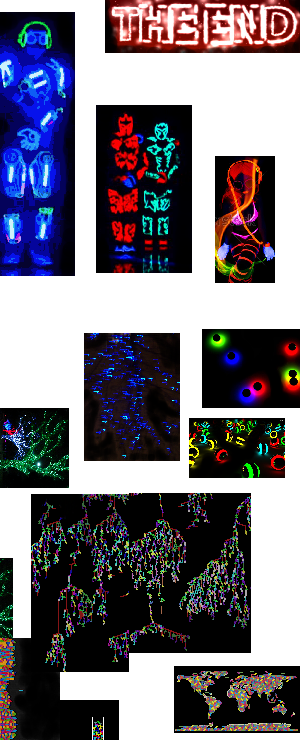
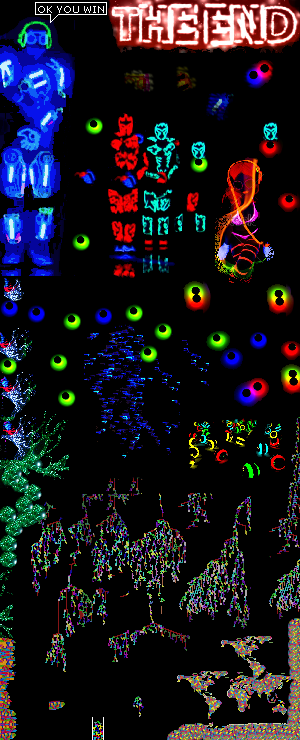
Two versions of the same layered image (300 x 740). Layer-by-layer changes:
removed layer "Neonballs2" over <box>189,418,285,478</box>
removed layer "NeonBalls" over <box>202,329,300,408</box>
removed layer "TheEnd" over <box>105,0,300,53</box>
removed layer "Neon2" over <box>0,12,75,276</box>
removed layer "Neon" over <box>96,105,192,273</box>
removed layer "Dancer-neon" over <box>215,156,275,283</box>
removed layer "Blueart" over <box>84,333,180,461</box>
removed layer "Greenside" over <box>0,558,13,638</box>
removed layer "GreenTrees" over <box>0,408,69,488</box>
removed layer "Earth" over <box>174,666,300,733</box>
removed layer "Tree2" over <box>131,493,251,653</box>
removed layer "Tree1" over <box>31,494,117,589</box>
removed layer "Sidetris" over <box>4,638,60,740</box>
painted on "Tetris game" over <box>0,0,300,740</box>
